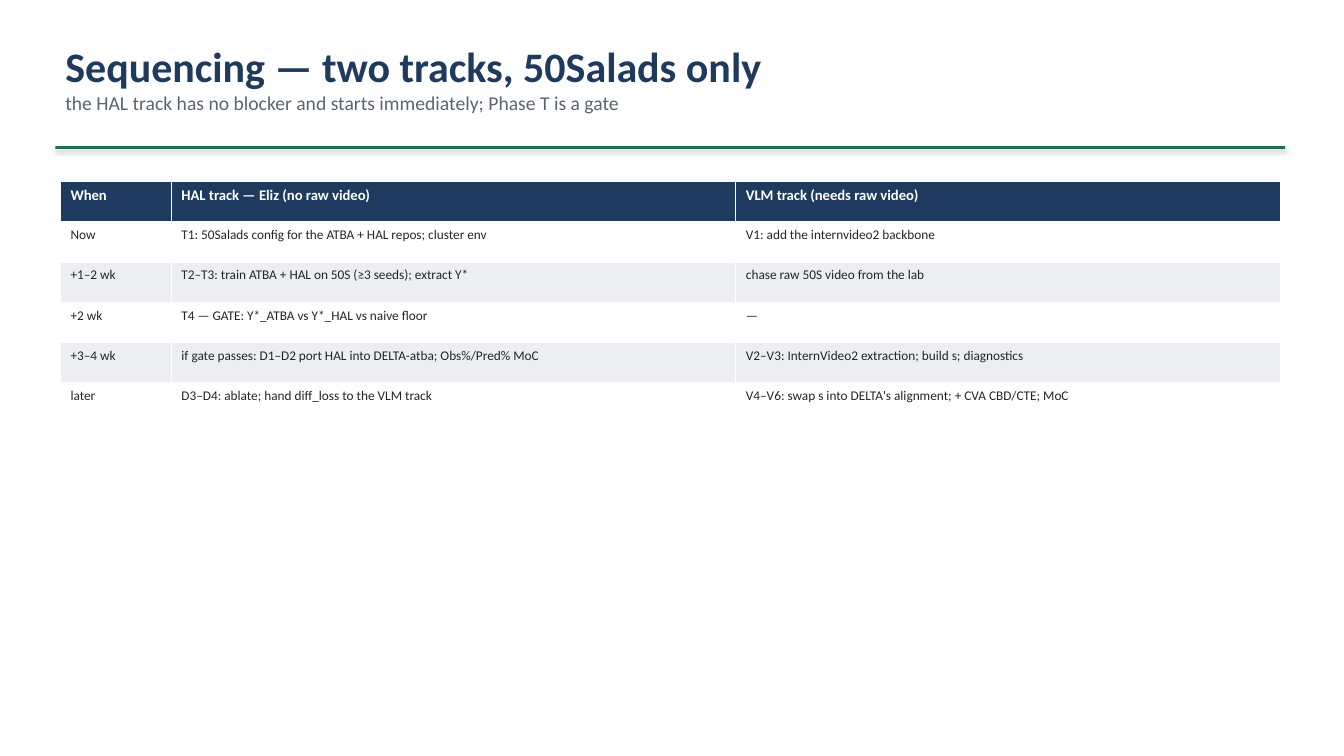
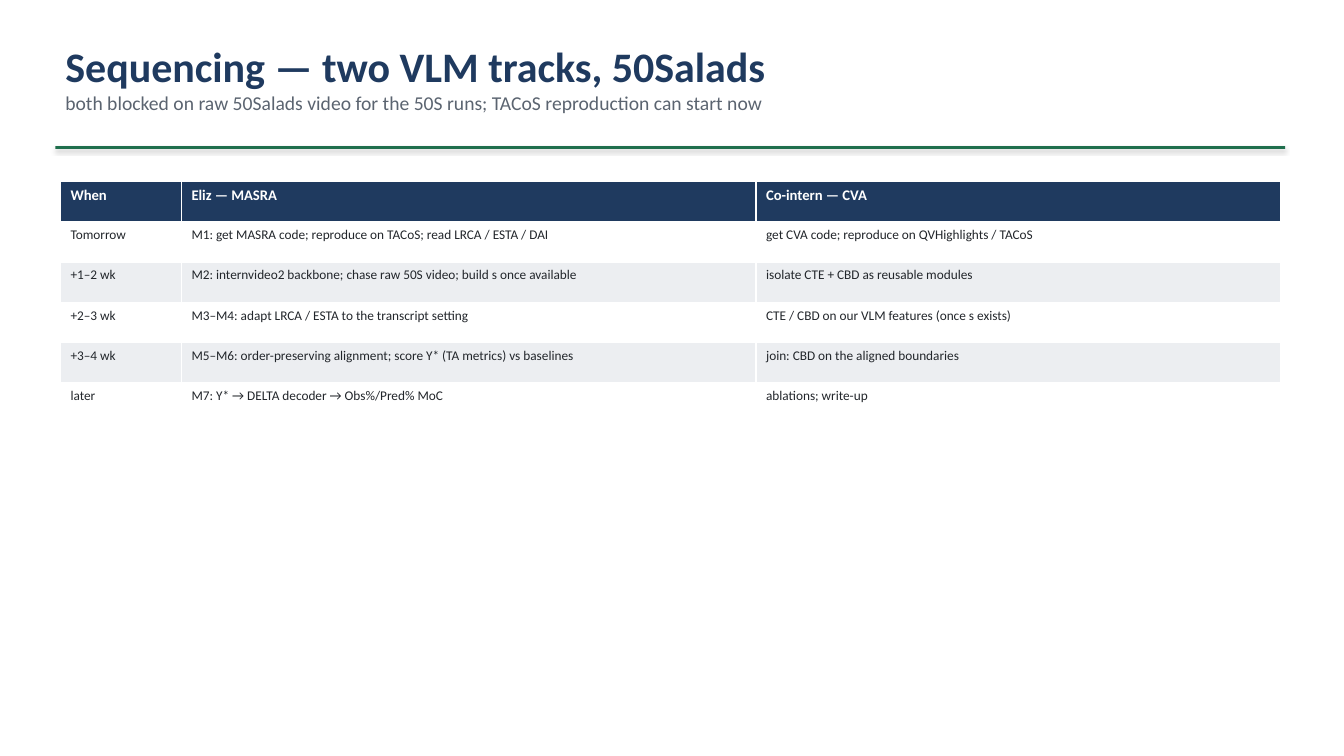
Before and after one commit to epayaslii/DELTA, a slide deck: slide 19 of slides/DELTA_progress_Mariella.pptx. Drawn at 1344x756 pixels with LibreOffice and Linux fonts; fonts in the diff are those of the drawing. Boxes give left, top, right and bottom in pixels: in the first picture for what was removed or moved away, otherwise in the second. Text is boxed around its words. In the diff, an @@ line names an element or a change of style, - is before the commit and + after.

Commit message:
Pivot HAL -> MASRA in progress deck and baselines doc
Supervisor requires a VLM-based TA with no segmentation-based approach, so
HAL is dropped as a workstream (kept as a baseline number only). New split:
Eliz -> MASRA (MLLM train-time LRCA/ESTA regulariser on InternVideo2
transcript x frame similarity, plan M1-M7), co-intern -> CVA.

- slides/make_deck.py + .pptx: 21 slides reworked for the pivot (framing,
  VLM-alignment literature, workstream split, MASRA M1-M7 plan, sequencing,
  questions).
- docs/baselines-hal-cva.md: scope-update banner, MASRA analysis section,
  genuine transcript->video aligner refs, rewritten workstream split; old
  HAL plan retained as record-only.

```diff
--- a/slides/DELTA_progress_Mariella.pptx
+++ b/slides/DELTA_progress_Mariella.pptx
@@ text at (65,52,765,113): text changed @@
-Sequencing — two tracks, 50Salads only
-the HAL track has no blocker and starts immediately; Phase T is a gate
+Sequencing — two VLM tracks, 50Salads
+both blocked on raw 50Salads video for the 50S runs; TACoS reproduction can start now
@@ table at (60,181,1280,423) @@
-row 1, column 2: HAL track — Eliz (no raw video)
+row 1, column 2: Eliz — MASRA
-row 1, column 3: VLM track (needs raw video)
+row 1, column 3: Co-intern — CVA
-row 2: Now | T1: 50Salads config for the ATBA + HAL repos; cluster env | V1: add the internvideo2 backbone
+row 2: Tomorrow | M1: get MASRA code; reproduce on TACoS; read LRCA / ESTA / DAI | get CVA code; reproduce on QVHighlights / TACoS
-row 3, column 2: T2–T3: train ATBA + HAL on 50S (≥3 seeds); extract Y*
+row 3, column 2: M2: internvideo2 backbone; chase raw 50S video; build s once available
-row 3, column 3: chase raw 50S video from the lab
+row 3, column 3: isolate CTE + CBD as reusable modules
-row 4: +2 wk | T4 — GATE: Y*_ATBA vs Y*_HAL vs naive floor | —
+row 4: +2–3 wk | M3–M4: adapt LRCA / ESTA to the transcript setting | CTE / CBD on our VLM features (once s exists)
-row 5, column 2: if gate passes: D1–D2 port HAL into DELTA-atba; Obs%/Pred% MoC
+row 5, column 2: M5–M6: order-preserving alignment; score Y* (TA metrics) vs baselines
-row 5, column 3: V2–V3: InternVideo2 extraction; build s; diagnostics
+row 5, column 3: join: CBD on the aligned boundaries
-row 6, column 2: D3–D4: ablate; hand diff_loss to the VLM track
+row 6, column 2: M7: Y* → DELTA decoder → Obs%/Pred% MoC
-row 6, column 3: V4–V6: swap s into DELTA's alignment; + CVA CBD/CTE; MoC
+row 6, column 3: ablations; write-up
```
Also in this commit, not shown: 11 other slides changed, 1 slide added, 1 slide removed, 2 other files.
